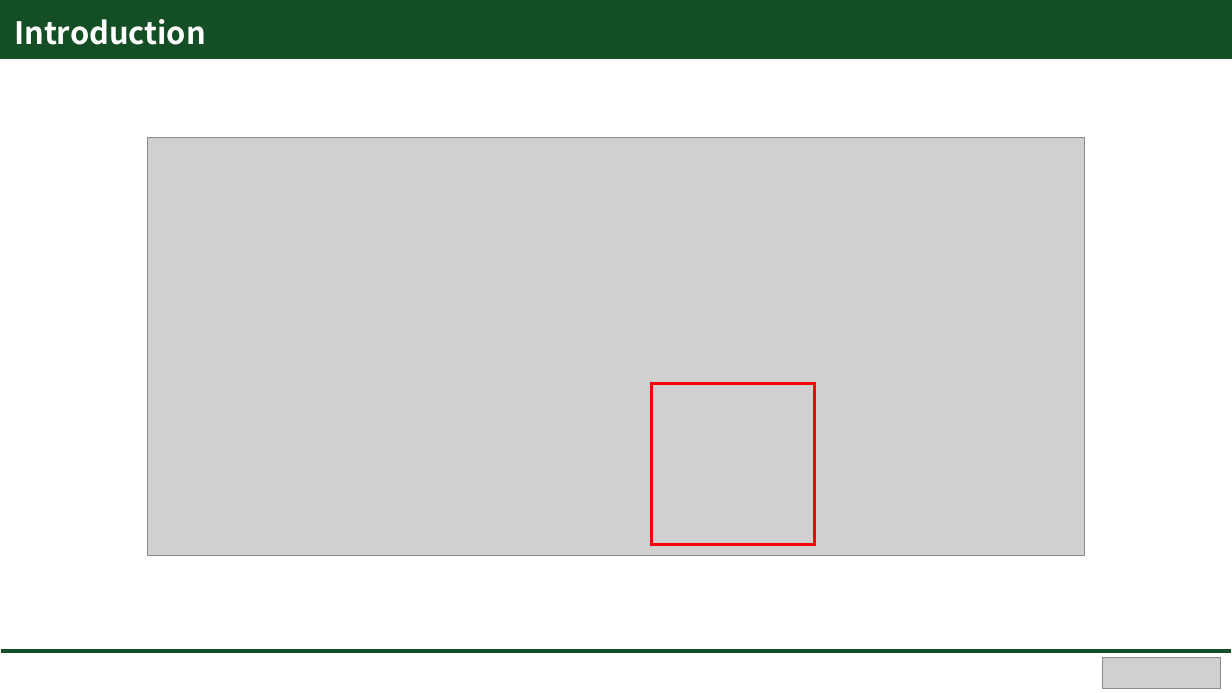
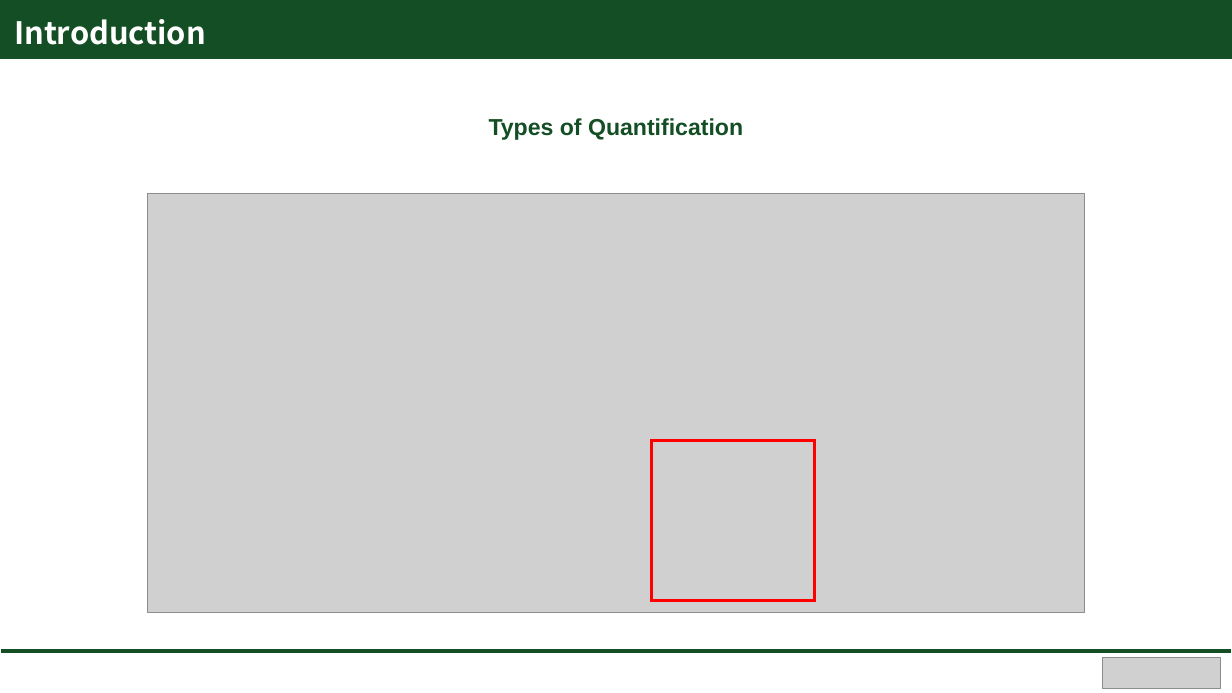
Before and after one commit to Hongsehyun/SV_Intern_Memo, a slide deck: slide 5 of 1. Study Summary/Paper Review/[2nd_Paper Review] Introduction and Execution of Quantization based on PyTorch.pptx. Drawn at 1232x693 pixels with LibreOffice and Linux fonts; fonts in the diff are those of the drawing; grey boxes stand for pictures. Boxes give left, top, right and bottom in pixels: in the first picture for what was removed or moved away, otherwise in the second. Text is boxed around its words. In the diff, an @@ line names an element or a change of style, - is before the commit and + after.

```diff
--- a/1. Study Summary/Paper Review/[2nd_Paper Review] Introduction and Execution of Quantization based on PyTorch.pptx
+++ b/1. Study Summary/Paper Review/[2nd_Paper Review] Introduction and Execution of Quantization based on PyTorch.pptx
@@ text added at (489, 118, 743, 140), 18 pt, text #144E25, bold @@
+Types of Quantification
@@ picture: place and size @@
-picture at (148, 137, 1084, 555)
+picture at (148, 194, 1084, 613)
@@ rectangle: place and size @@
-rectangle at (652, 384, 814, 544)
+rectangle at (652, 440, 814, 601)
```
Also in this commit, not shown: 10 other slides changed, 1 slide added, 2 slides removed, 2 other files.
